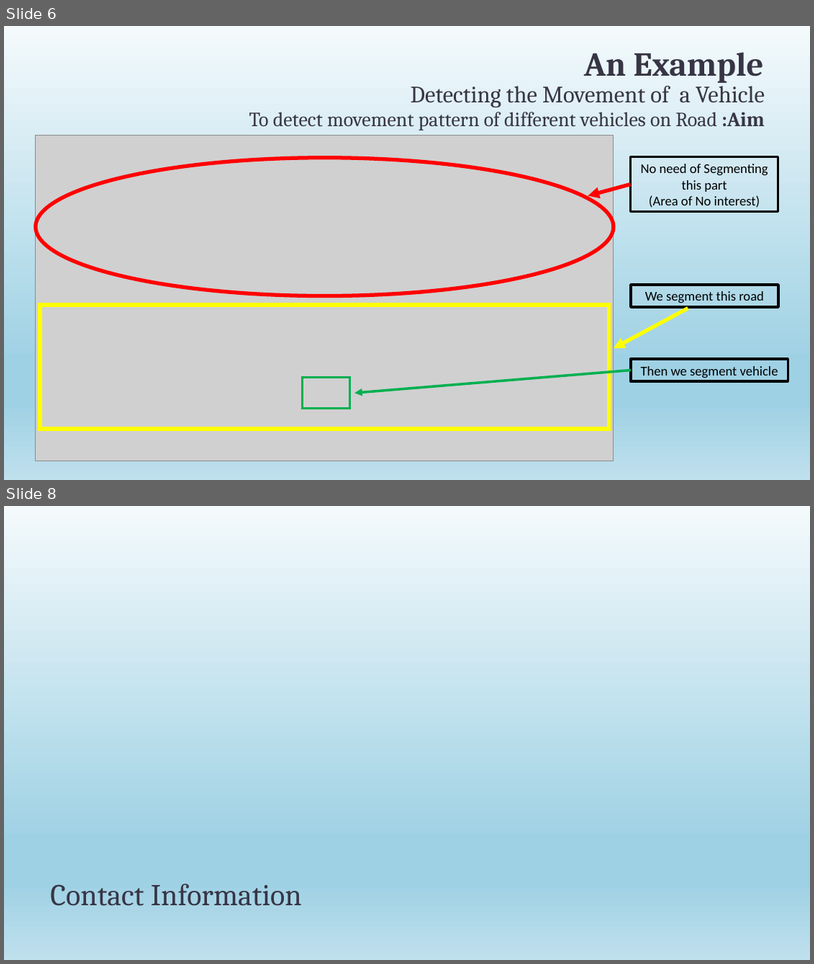
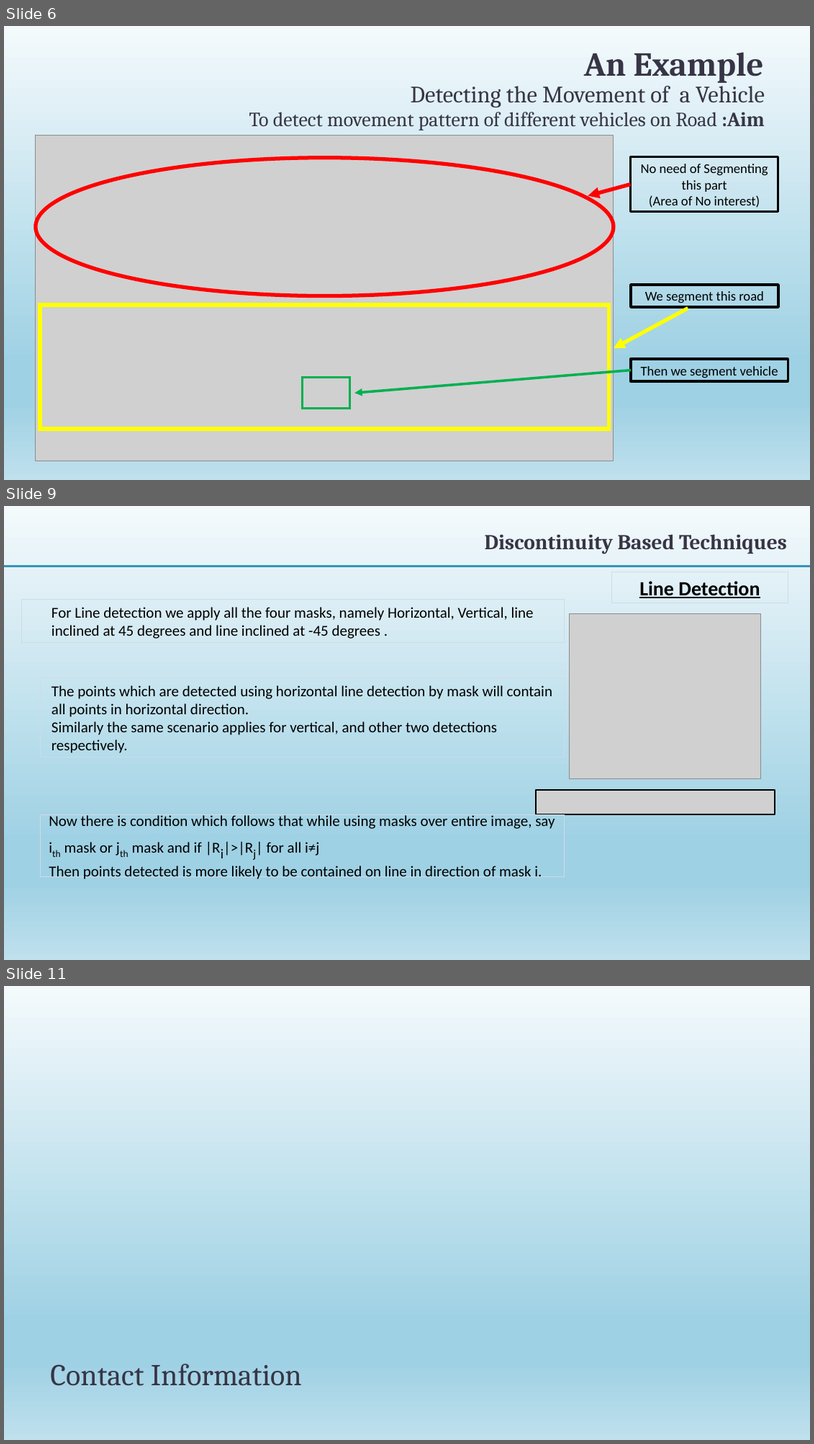
Before and after one commit to ravikumarmodi/Image-Segmentation, a slide deck: Image Segmentation.pptx. Shown one above the other, each under a label of ours: slides 6 and 8 before the commit, slides 6, 9 and 11 after it; the slides between them are not shown. The pictures are 814x964 and 814x1444 pixels, drawn with LibreOffice and Linux fonts; fonts in the diff are those of the drawing; grey boxes stand for pictures. Boxes give left, top, right and bottom in pixels: in the first picture for what was removed or moved away, otherwise in the second. Text is boxed around its words. In the diff, an @@ line names an element or a change of style, - is before the commit and + after.

```diff
--- a/Image Segmentation.pptx
+++ b/Image Segmentation.pptx
@@ slide 9 added at box(4, 506, 810, 960), background gradient #F5F8FA to #EBF1F5 to #CEDBE6; not listed: 1 template element that a slide beside it also shows @@
@@ title added at box(485, 534, 787, 554), 25.2 pt, text #373545, bold @@
+Discontinuity Based Techniques
@@ line added from (810, 566) to (4, 566), #3494BA 2.25 pt @@
@@ rectangle added at box(612, 572, 788, 602), outline #CEDBE6 0.75 pt, 24 pt, text #000000, bold, underline @@
+Line Detection
@@ rectangle added at box(21, 600, 565, 643), outline #CEDBE6 0.75 pt, 18 pt, text #000000 @@
+For Line detection we apply all the four masks, namely Horizontal, Vertical, line inclined at 45 degrees and line inclined at -45 degrees .
@@ picture added at box(570, 614, 761, 779) @@
@@ rectangle added at box(40, 678, 564, 757), outline #CEDBE6 0.75 pt, 18 pt, text #000000 @@
+The points which are detected using horizontal line detection by mask will contain all points in horizontal direction.
+Similarly the same scenario applies for vertical, and other two detections respectively.
@@ picture added at box(536, 790, 774, 814) @@
@@ rectangle added at box(40, 815, 564, 876), outline #CEDBE6 0.75 pt, 18 pt, text #000000 @@
+Now there is condition which follows that while using masks over entire image, say ith mask or jth mask and if |Ri|>|Rj| for all i≠j
+Then points detected is more likely to be contained on line in direction of mask i.
@@ what was slide 8 is now slide 11 @@
```
Also in this commit, not shown: 2 slides changed, 2 other slides added.
